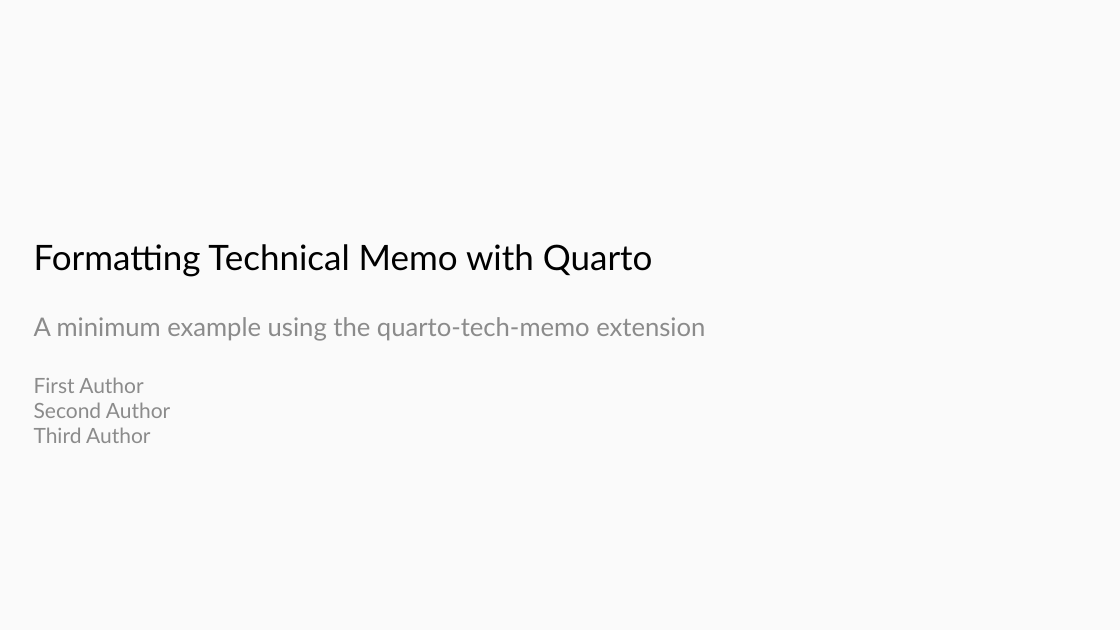
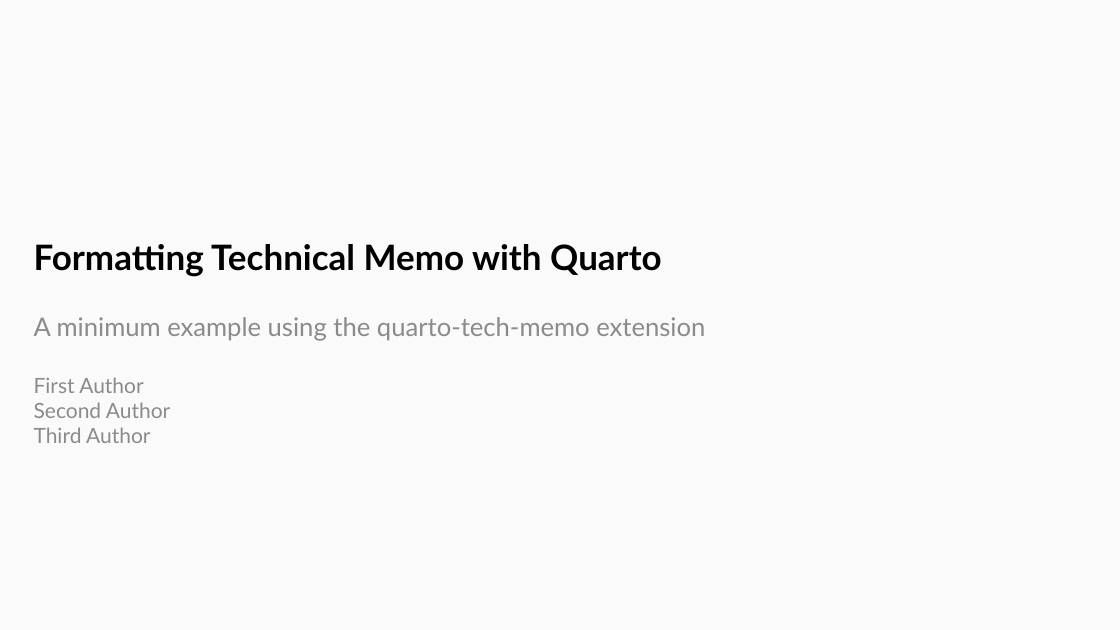
Before and after one commit to gael-close/quarto-tech-memo, a slide deck: slide 1 of examples/new-tech-memo-slides-pptx.pptx. Drawn at 1120x630 pixels with LibreOffice and Linux fonts; fonts in the diff are those of the drawing. Boxes give left, top, right and bottom in pixels: in the first picture for what was removed or moved away, otherwise in the second. Text is boxed around its words. In the diff, an @@ line names an element or a change of style, - is before the commit and + after.

Commit message:
✨ Bold slide titles and remove title rule in all slide formats
Regenerate slide and example outputs.

```diff
--- a/examples/new-tech-memo-slides-pptx.pptx
+++ b/examples/new-tech-memo-slides-pptx.pptx
@@ title "Formatting Technical Memo with Quarto" at (x1=34, y1=244, x2=662, y2=277): bold on @@
```
Also in this commit, not shown: 4 other slides changed, 13 other files.
